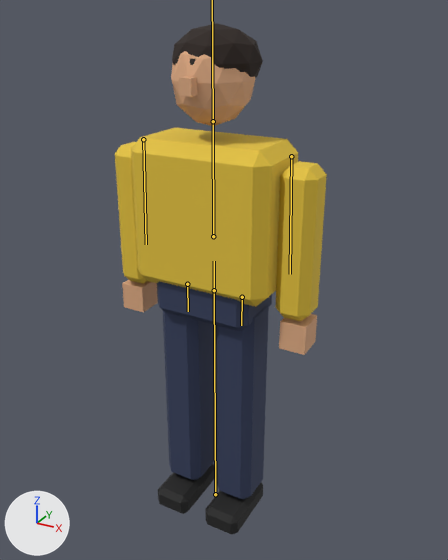
The glTF model public/assets/player.glb: old version first, new version second.
Rendered twice from a 50 mm lens placed at (0.984, -1.718, 1.828), pointed at (-0.118, 0.285, 0.826). The lights are fixed; the arrows at lower left show +X, +Y and +Z. The first picture is the older version. The bones that bend it are drawn over the model as lines.

Objects in the first picture: 'player_arm.L', 'player_arm.R', 'player_hair', 'player_hand.L', 'player_hand.R', 'player_head', 'player_leg.L', 'player_leg.R', 'player_nose', 'player_pelvis', 'player_shoe.L', 'player_shoe.R', 'player_torso'.
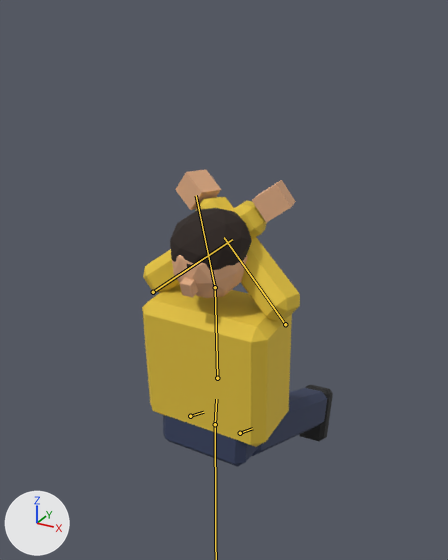
The newer file adds an action. The first version stands in its rest pose; the second is drawn at frame 12 of the action 'Arrested'.

Pixel boxes (x1, y1, x2, y2) of what changed, in the pictures (448 x 560 px):
'player_torso', posed (10% narrower, 9% shorter)
    before: (131, 128, 298, 307)
    after: (142, 284, 292, 447)
'player_leg.L', posed
    before: (215, 305, 269, 500)
    after: (252, 388, 327, 456)
'player_arm.L', posed (100% wider, 22% shorter)
    before: (275, 161, 327, 321)
    after: (195, 197, 300, 321)
'player_leg.R', posed (not visible afterwards)
    before: (163, 311, 215, 480)
'player_hair', posed
    before: (172, 23, 263, 78)
    after: (170, 208, 252, 270)
'player_head', posed
    before: (171, 51, 255, 126)
    after: (172, 255, 247, 298)
'player_pelvis', posed
    before: (157, 282, 272, 331)
    after: (163, 415, 258, 467)
'player_arm.R', posed
    before: (115, 142, 147, 284)
    after: (143, 201, 267, 293)
'player_hand.L', posed
    before: (279, 314, 317, 355)
    after: (175, 170, 221, 210)
'player_shoe.L', posed
    before: (205, 482, 263, 534)
    after: (299, 385, 333, 441)
'player_hand.R', posed
    before: (122, 280, 158, 313)
    after: (252, 180, 296, 223)
'player_shoe.R', posed (not visible afterwards)
    before: (158, 464, 216, 514)
'player_nose', posed
    before: (179, 77, 198, 97)
    after: (180, 277, 198, 297)
bone 'hips', root to tip
    before: (214, 290) to (214, 261)
    after: (215, 424) to (216, 399)
bone 'chest', root to tip
    before: (213, 236) to (213, 121)
    after: (217, 378) to (215, 287)
bone 'arm.L', root to tip
    before: (291, 156) to (290, 274)
    after: (285, 324) to (224, 237)
bone 'arm.R', root to tip
    before: (143, 139) to (146, 244)
    after: (153, 292) to (232, 239)
bone 'leg.L', root to tip
    before: (242, 297) to (241, 325)
    after: (240, 433) to (252, 428)
bone 'leg.R', root to tip
    before: (187, 284) to (188, 311)
    after: (190, 416) to (203, 412)

The change in detail:
Bone 'root' (bone_root) moves from (0.0, 0.0, 0.0) to (0.0, -0.57, 0.0).
Bone 'hips' (bone_hips) turns from (0, 0, 0) to (-6, 0, 0) degrees about its own x, y and z.
Bone 'chest' (bone_chest) turns from (0, 0, 0) to (8, 0, 0) degrees about its own x, y and z.
Bone 'arm.L' (bone_arm_l) turns from (0, 0, 0) to (166, 0, -50) degrees about its own x, y and z.
Bone 'arm.R' (bone_arm_r) turns from (0, 0, 0) to (166, 0, 50) degrees about its own x, y and z.
Bone 'head' (bone_head) turns from (0, 0, 0) to (16, 0, 0) degrees about its own x, y and z.
Bone 'leg.L' (bone_leg_l) turns from (0, 0, 0) to (72, 0, -4) degrees about its own x, y and z.
Bone 'leg.R' (bone_leg_r) turns from (0, 0, 0) to (72, 0, 4) degrees about its own x, y and z.
